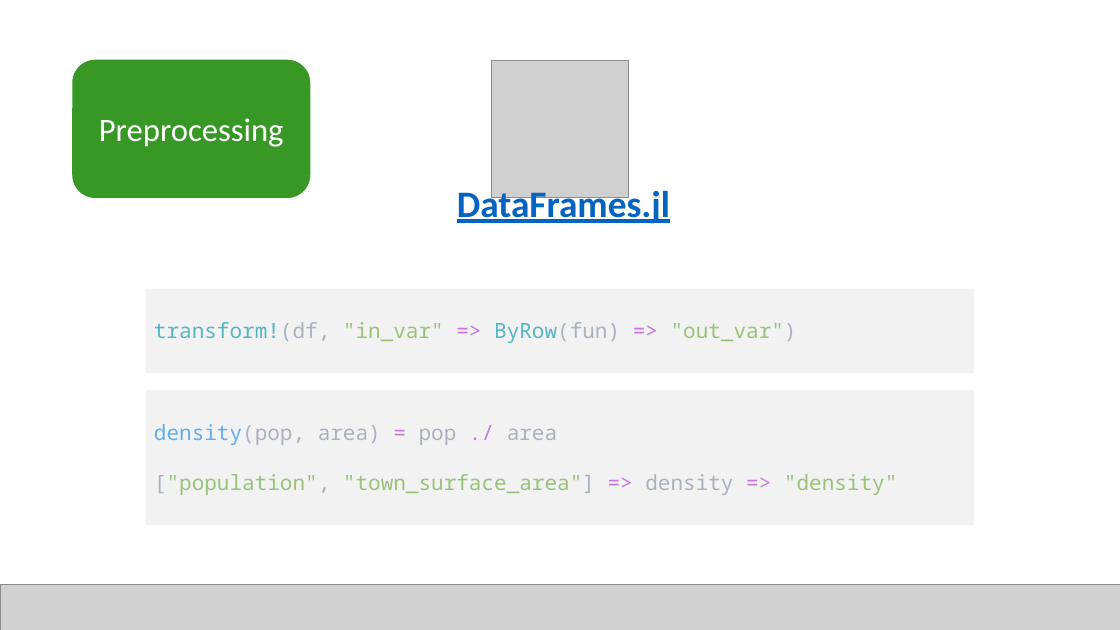
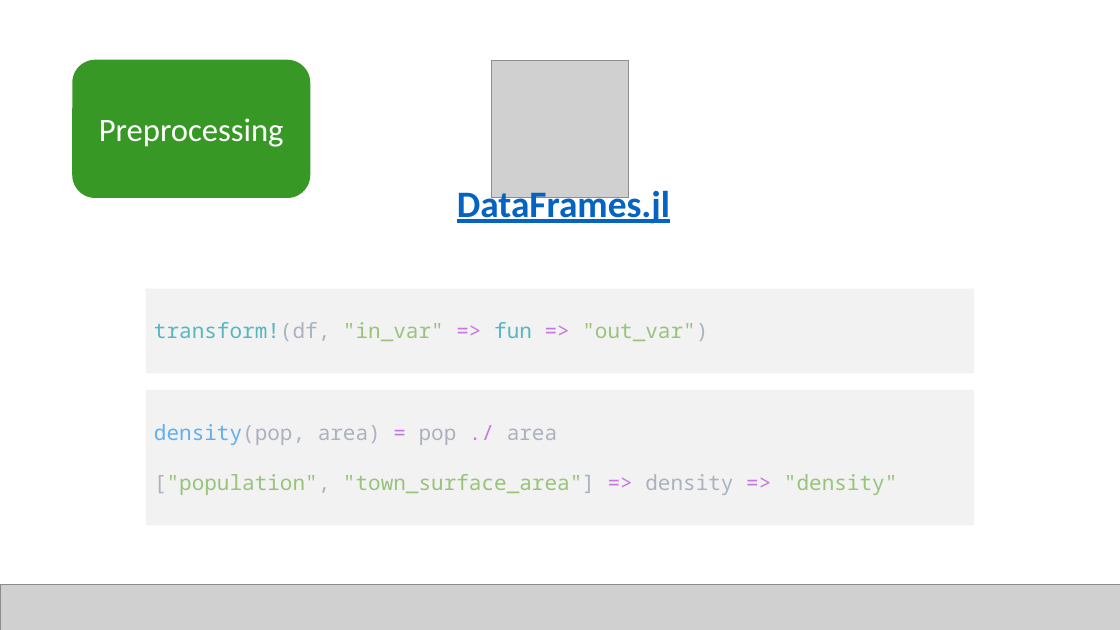
Before and after one commit to JuliaComputing/ScoringEngineDemo.jl, a slide deck: slide 5 of webinar-2022-02-17.pptx. Drawn at 1120x630 pixels with LibreOffice and Linux fonts; fonts in the diff are those of the drawing; grey boxes stand for pictures. Boxes give left, top, right and bottom in pixels: in the first picture for what was removed or moved away, otherwise in the second. Text is boxed around its words. In the diff, an @@ line names an element or a change of style, - is before the commit and + after.

```diff
--- a/webinar-2022-02-17.pptx
+++ b/webinar-2022-02-17.pptx
@@ text in rectangle at box(154, 322, 708, 341): text changed @@
-transform!(df, "in_var" => ByRow(fun) => "out_var")
+transform!(df, "in_var" => fun => "out_var")
```
Also in this commit, not shown: 2 other slides changed, 3 other files.
